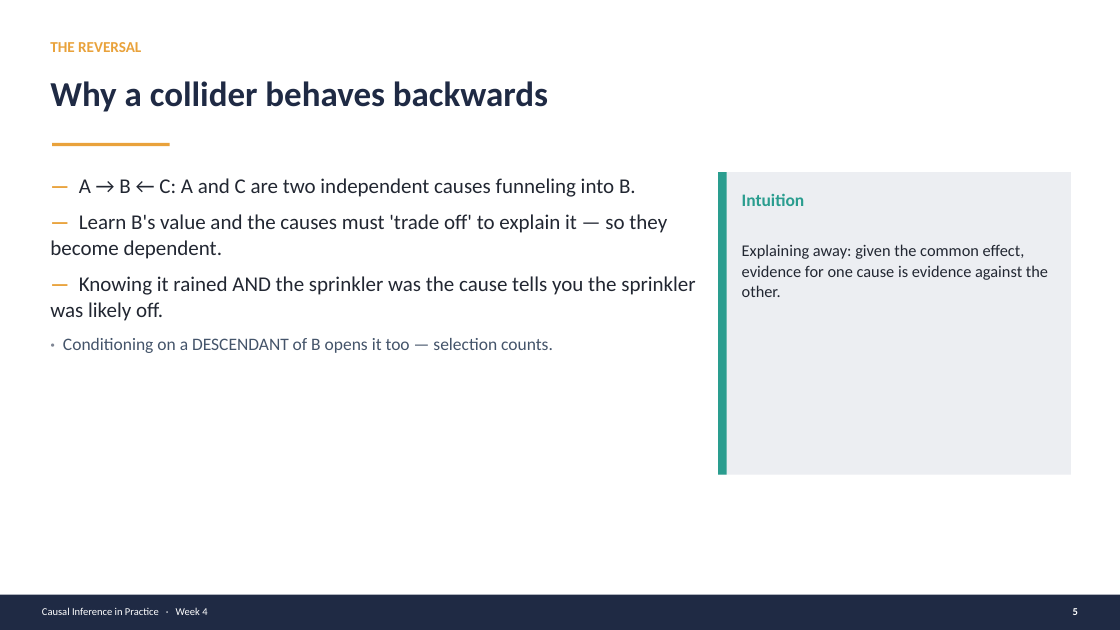
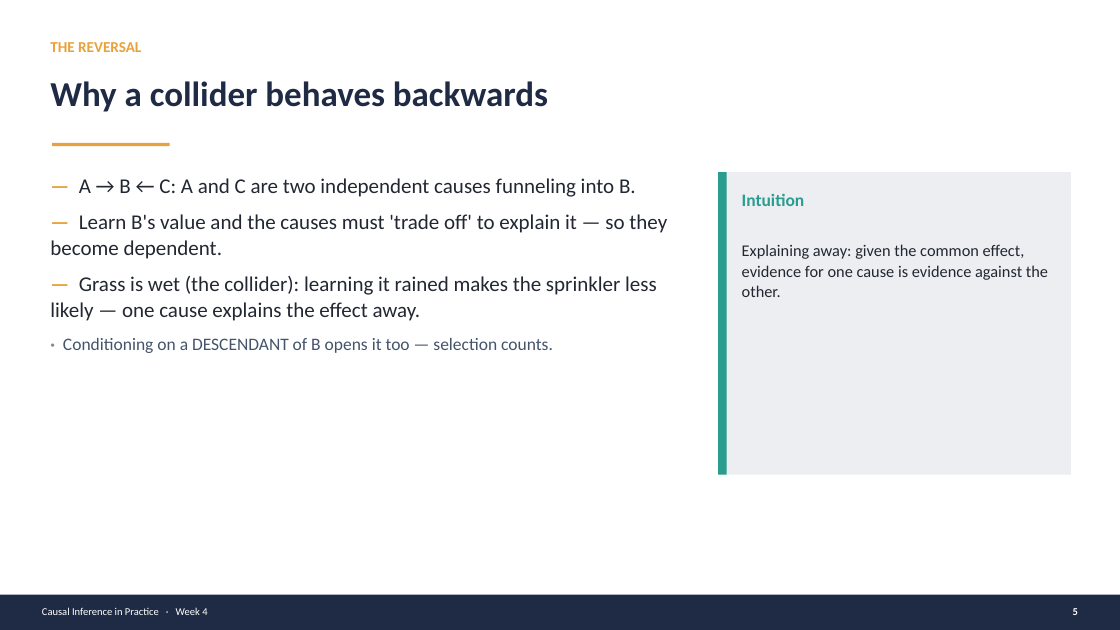
Before and after one commit to tvthienbk/biofx_python, a slide deck: slide 7 of Causal_Inference_Course/Week04_Causal_Graphs_DAGs/Week04_Causal_Graphs_DAGs_Lecture.pptx. Drawn at 1120x630 pixels with LibreOffice and Linux fonts; fonts in the diff are those of the drawing. Boxes give left, top, right and bottom in pixels: in the first picture for what was removed or moved away, otherwise in the second. Text is boxed around its words. In the diff, an @@ line names an element or a change of style, - is before the commit and + after.

```diff
--- a/Causal_Inference_Course/Week04_Causal_Graphs_DAGs/Week04_Causal_Graphs_DAGs_Lecture.pptx
+++ b/Causal_Inference_Course/Week04_Causal_Graphs_DAGs/Week04_Causal_Graphs_DAGs_Lecture.pptx
@@ text at (x1=50, y1=276, x2=657, y2=321): text changed @@
-— Knowing it rained AND the sprinkler was the cause tells you the sprinkler was likely off.
+— Grass is wet (the collider): learning it rained makes the sprinkler less likely — one cause explains the effect away.
```
Also in this commit, not shown: 27 other files.
